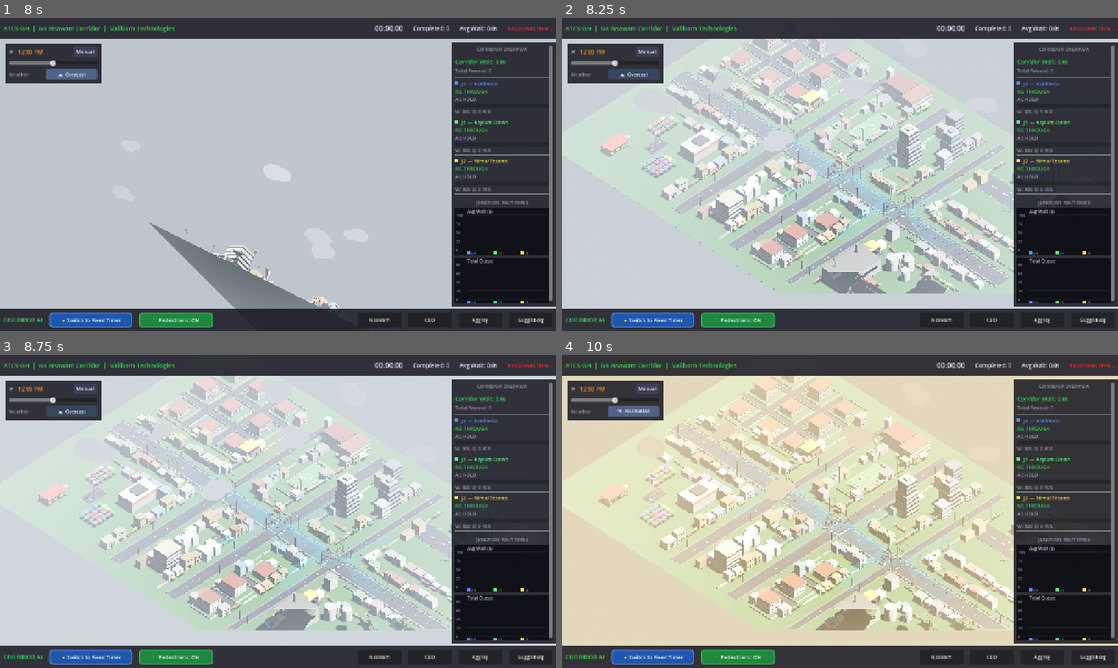
Above: before the commit, frames 1-4 (two rows, left to right).
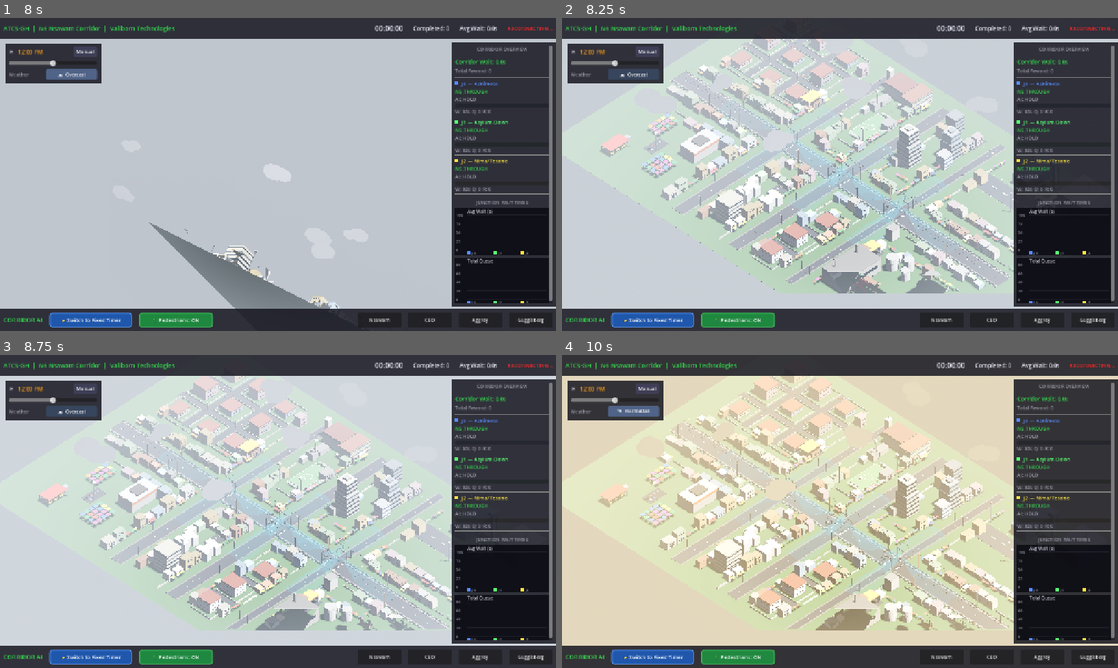
Above: after the commit, the same moments.

Repository: Bigbee-x/ATCS-GH
Game: Godot game, scene res://scenes/CorridorMain.tscn
Same seed, same stepped clock (60 frames per second), same inputs: the game is played once before the commit and once after it. This scene is started directly instead of the project's main scene.
Inputs (mouse positions are in pixels of both pictures, inside the frame that each line leads up to):
- Up to frame 1 (8 s): click "🚶 Pedestrians: ON" at 0.5 s; click "🚶 Pedestrians: OFF" at 1.25 s; click "Nsawam" at 2 s; click "CBD" at 2.75 s; click "Aggrey" at 3.5 s; click "Guggisberg" at 4.25 s; click "Manual" at 5 s; click "Auto" at 5.75 s; click "Sim" at 6.5 s; click "☀ Clear" at 7.25 s
- Up to frame 2 (8.25 s): tap Enter at 8 s; move the mouse to (812, 237) at 8.02 s; hold Up (ui_up) from 8.03 s (still down); tap K at 8.1 s; click (812, 237) at 8.17 s
- Up to frame 3 (8.75 s): keep holding Up (ui_up); tap Space at 8.27 s
- Up to frame 4 (10 s): release Up (ui_up) at 8.75 s; drag from (1006, 558) to (812, 574) at 8.77 s; click "☁ Overcast" at 9.5 s

Frame 1 is identical in both runs. In frame 2, less than 0.1% of the frame differs, in the area x 40-64%, y 35-70%; in frame 3, less than 0.1%; in frame 4, 0.2%, in the area x 32-67%, y 37-76%.

Commit message:
Corridor sensors: mount cameras on the actual mast-arm side (fix floaters)
SensorBuilder hard-coded the CCTV + sightline cone to the pole's local -X side, true for the single junction and the corridor's N/S poles but NOT its E/W poles, whose mast arms are mirrored to +X. Result: the E/W cameras hovered in empty space off the wrong side of the pole. Read the arm side per pole from its MastArm child (both builders name it that; x = s*ARM_LEN/2) via a new _arm_sign() and mount at s*(ARM_LEN-0.35). N/S and the single junction resolve to -1 (unchanged); E/W resolve to +1 and the cameras now sit on the gantry. Parse-clean + headless scene load exit 0.

Co-Authored-By: Claude Opus 4.8 <noreply@anthropic.com>

Diff:
--- a/visualizer/scripts/SensorBuilder.gd
+++ b/visualizer/scripts/SensorBuilder.gd
@@ -23,9 +23,11 @@
 
 const APPROACHES: Array[String] = ["north", "south", "east", "west"]
 
-# ── Pole geometry — MUST mirror Intersection.gd's _build_traffic_lights() ──
-# If those constants drift, the sensors will float off into space. Keep
-# them in sync or centralize in a shared constants file.
+# ── Pole geometry — MUST mirror the signal builders' _build_traffic_lights() ──
+# (Intersection.gd for the single junction, CorridorBuilder.gd for the corridor.)
+# POLE_HEIGHT/ARM_LEN match both; but the mast arm's LEFT/RIGHT side differs per
+# pole — the corridor mirrors its E/W arms to +X — so we read the actual sign per
+# pole via _arm_sign() instead of assuming -X, or half the cameras float in space.
 const POLE_HEIGHT: float = 5.5
 const ARM_LEN: float     = 3.7
 
@@ -148,22 +150,38 @@
 
 func _attach_sensors_to_pole(pole: Node3D) -> void:
 	## In a pole's local frame:
-	##   local -X → over the road (toward the junction center)
+	##   local s·X → over the road (toward the junction center), where s is the
+	##               mast-arm side: -1 on most poles, +1 on the corridor's E/W
+	##               poles (their arms are mirrored). Read from the pole itself.
 	##   local +Z → the direction approaching traffic is coming FROM
 	##   local +Y → up
-	## So cameras & radar face local +Z to watch the approach.
-	_add_cctv(pole)
+	## So cameras mount on the s·X arm and face local +Z to watch the approach.
+	var s: float = _arm_sign(pole)
+	_add_cctv(pole, s)
 	_add_cabinet(pole)
-	_add_sightline_cone(pole)
-
-
-func _add_cctv(pole: Node3D) -> void:
+	_add_sightline_cone(pole, s)
+
+
+func _arm_sign(pole: Node3D) -> float:
+	## Which way the mast arm reaches in the pole's local frame (+1 or -1). Both
+	## signal builders name the horizontal arm "MastArm" and place it at local
+	## x = s·ARM_LEN/2, so its X sign IS the side the sensors must mount on.
+	## Falls back to -1 (the single-junction convention) if no arm is found.
+	var arm := pole.get_node_or_null("MastArm")
+	if arm is Node3D:
+		var ax: float = (arm as Node3D).position.x
+		if absf(ax) > 0.001:
+			return signf(ax)
+	return -1.0
+
+
+func _add_cctv(pole: Node3D, s: float) -> void:
 	## Bullet-style traffic cam mounted near the junction end of the mast arm.
 	## Root node handles the 20° downward tilt so lens, body, bracket and LED
-	## all rotate together as one unit.
+	## all rotate together as one unit. `s` = mast-arm side (+1/-1).
 	var root := Node3D.new()
 	root.name = "Sensor_CCTV"
-	root.position = Vector3(-ARM_LEN + 0.35, POLE_HEIGHT + 0.32, 0.0)
+	root.position = Vector3(s * (ARM_LEN - 0.35), POLE_HEIGHT + 0.32, 0.0)
 	# +rotation.x around +X sends the lens axis (+Z) toward −Y (down):
 	#   (0,0,1) · R_x(+20°) = (0, -sin20°, cos20°) → forward & down.
 	root.rotation.x = CAM_PITCH
@@ -253,9 +271,9 @@
 		pole.add_child(slat)
 
 
-func _add_sightline_cone(pole: Node3D) -> void:
+func _add_sightline_cone(pole: Node3D, s: float) -> void:
 	## Translucent FOV cone extending from each CCTV lens along the approach.
-	## Hidden by default — press K to show all four at once.
+	## Hidden by default — press K to show all four at once. `s` = arm side.
 	##
 	## Orientation math:
 	##   CSGCylinder3D with cone=true tapers to a point at +Y. We want the
@@ -270,7 +288,7 @@
 	##            → that's rotation.x = -(90° - 20°) = -70°
 	var pivot := Node3D.new()
 	pivot.name = "SightlinePivot"
-	pivot.position = Vector3(-ARM_LEN + 0.35, POLE_HEIGHT + 0.32, 0.0)
+	pivot.position = Vector3(s * (ARM_LEN - 0.35), POLE_HEIGHT + 0.32, 0.0)
 	pivot.rotation.x = deg_to_rad(-70.0)   # see derivation above
 	pivot.visible = false                   # hidden until toggle_sightlines()
 	pole.add_child(pivot)
